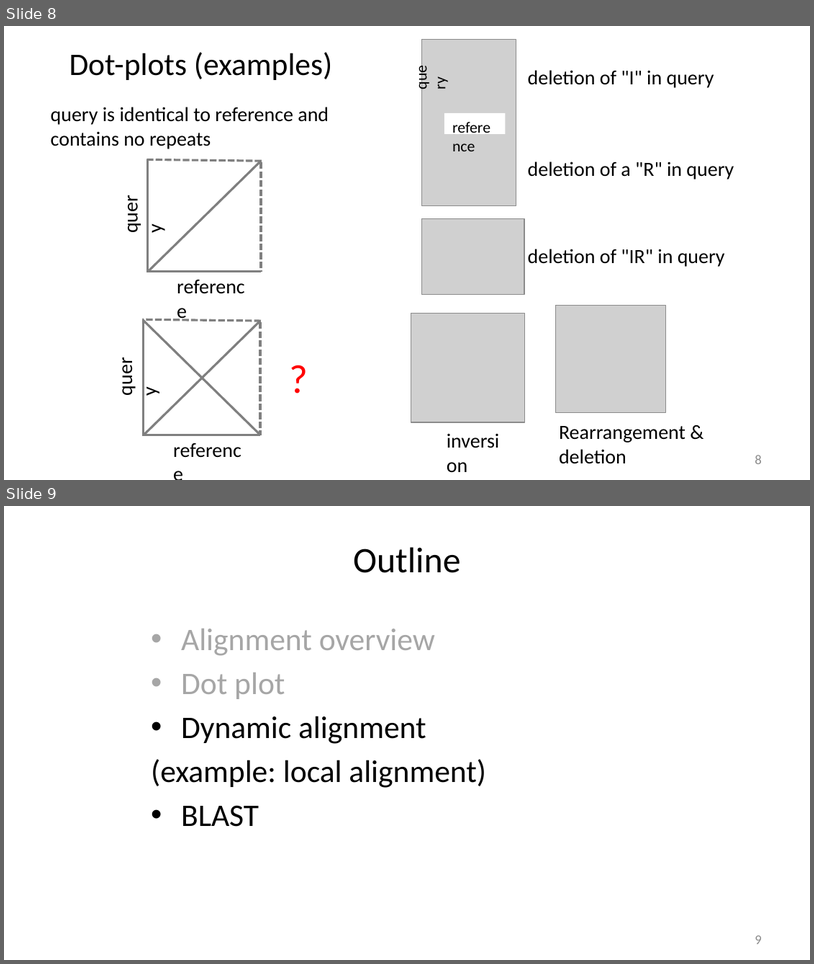
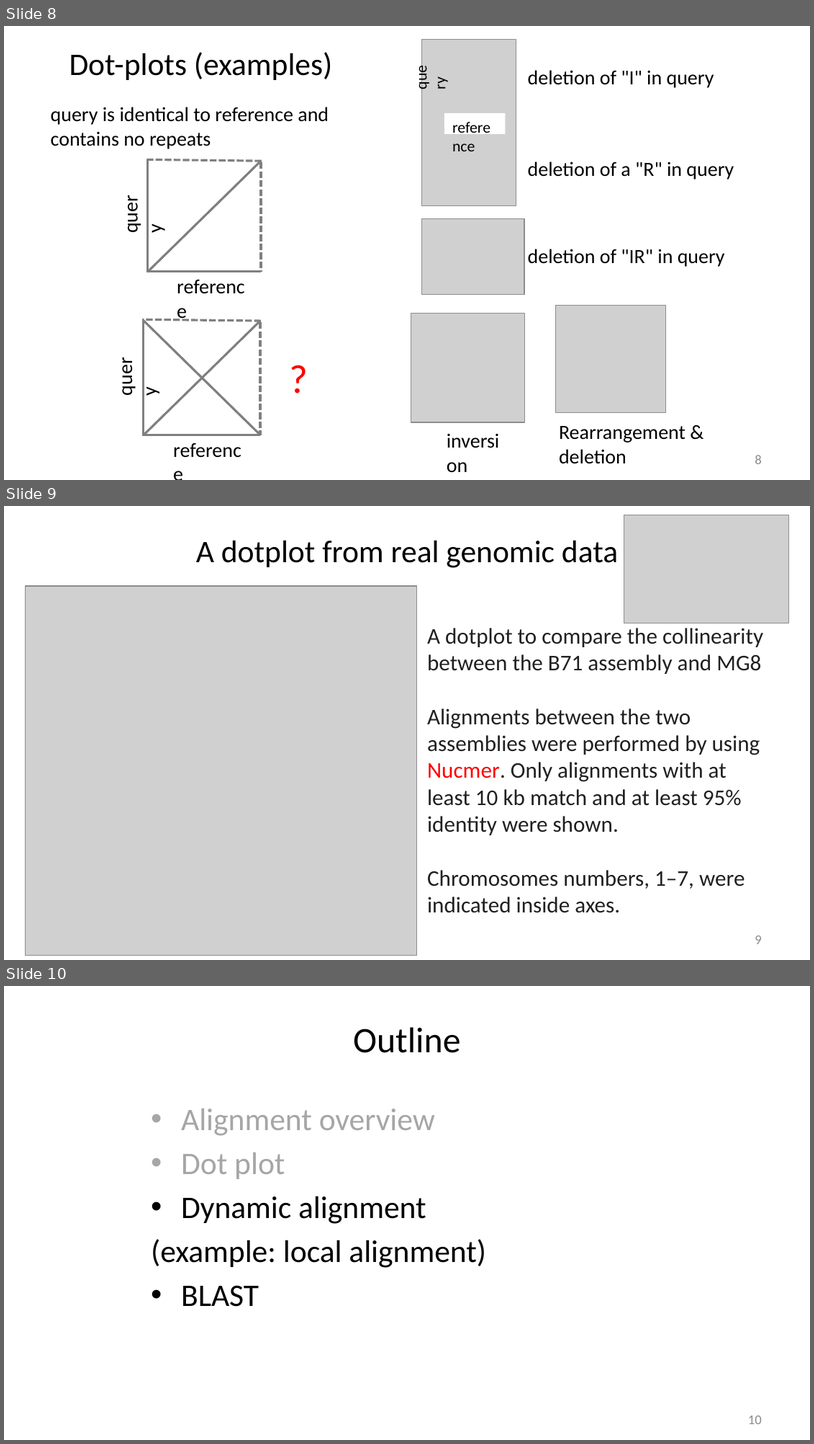
Before and after one commit to liu3zhenlab/teaching, a slide deck: PLPTH813Bioinformatis/2025/1_lecture/lecture04_alignment_I.pptx. Shown one above the other, each under a label of ours: slides 8 and 9 before the commit, slides 8, 9 and 10 after it. The pictures are 814x964 and 814x1444 pixels, drawn with LibreOffice and Linux fonts; fonts in the diff are those of the drawing; grey boxes stand for pictures. Boxes give left, top, right and bottom in pixels: in the first picture for what was removed or moved away, otherwise in the second. Text is boxed around its words. In the diff, an @@ line names an element or a change of style, - is before the commit and + after.

```diff
--- a/PLPTH813Bioinformatis/2025/1_lecture/lecture04_alignment_I.pptx
+++ b/PLPTH813Bioinformatis/2025/1_lecture/lecture04_alignment_I.pptx
@@ slide 9 added at (4,506,810,960), background #FFFFFF @@
@@ picture added at (624,515,790,623) @@
@@ title added at (196,540,618,568), 28 pt, text #000000 @@
+A dotplot from real genomic data
@@ picture added at (25,586,417,955) @@
@@ text added at (427,628,764,913), 20 pt, text #202020 @@
+A dotplot to compare the collinearity between the B71 assembly and MG8
+Alignments between the two assemblies were performed by using Nucmer. Only alignments with at least 10 kb match and at least 95% identity were shown.
+Chromosomes numbers, 1–7, were indicated inside axes.
@@ page number added at (755,935,761,944), 12 pt, text #8C8C8C @@
+9
@@ what was slide 9 is now slide 10 @@
@@ page number at (748,1415,762,1424): text changed @@
-9
+10
```
Also in this commit, not shown: 11 slides changed, 2 other files.
